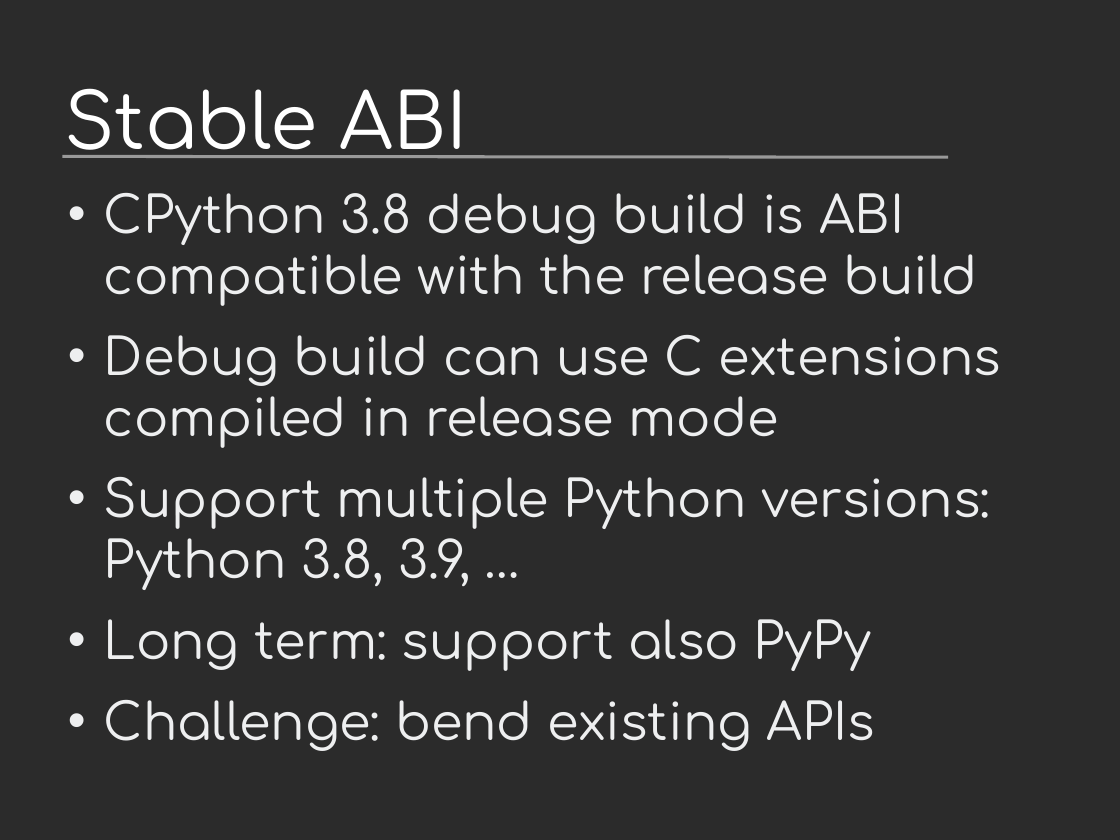
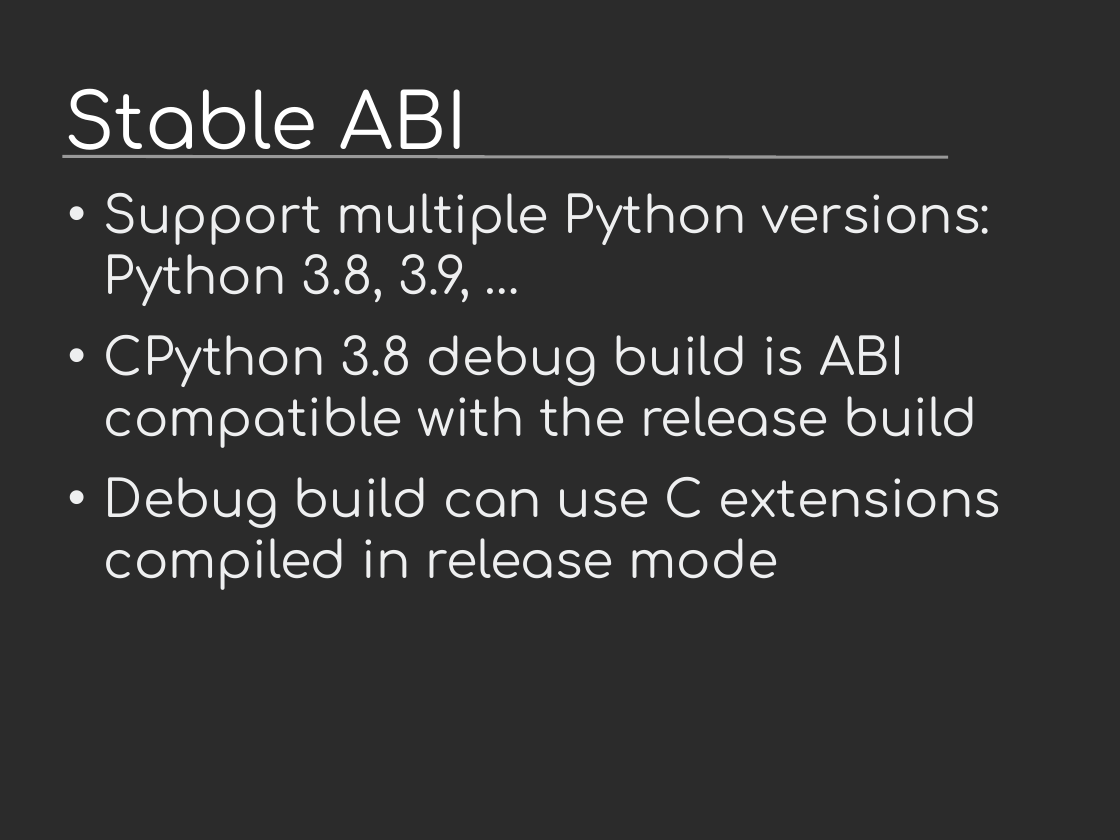
Before and after one commit to vstinner/talks, a slide deck: slide 30 of 2019-EuroPython/python_performance.odp. Drawn at 1120x840 pixels with LibreOffice and Linux fonts; fonts in the diff are those of the drawing; background and template pictures are left out; a plain dark background stands for a picture behind light text. Boxes give left, top, right and bottom in pixels: in the first picture for what was removed or moved away, otherwise in the second. Text is boxed around its words. In the diff, an @@ line names an element or a change of style, - is before the commit and + after.

Commit message:
EuroPython

```diff
--- a/2019-EuroPython/python_performance.odp
+++ b/2019-EuroPython/python_performance.odp
@@ text at (104, 193, 990, 306): paragraph added @@
+• Support multiple Python versions: Python 3.8, 3.9, …
@@ text at (104, 477, 990, 751): paragraphs removed @@
-• Support multiple Python versions: Python 3.8, 3.9, …
-• Long term: support also PyPy
-• Challenge: bend existing APIs
```
Also in this commit, not shown: 12 other slides changed, 7 slides added, 2 slides removed.
